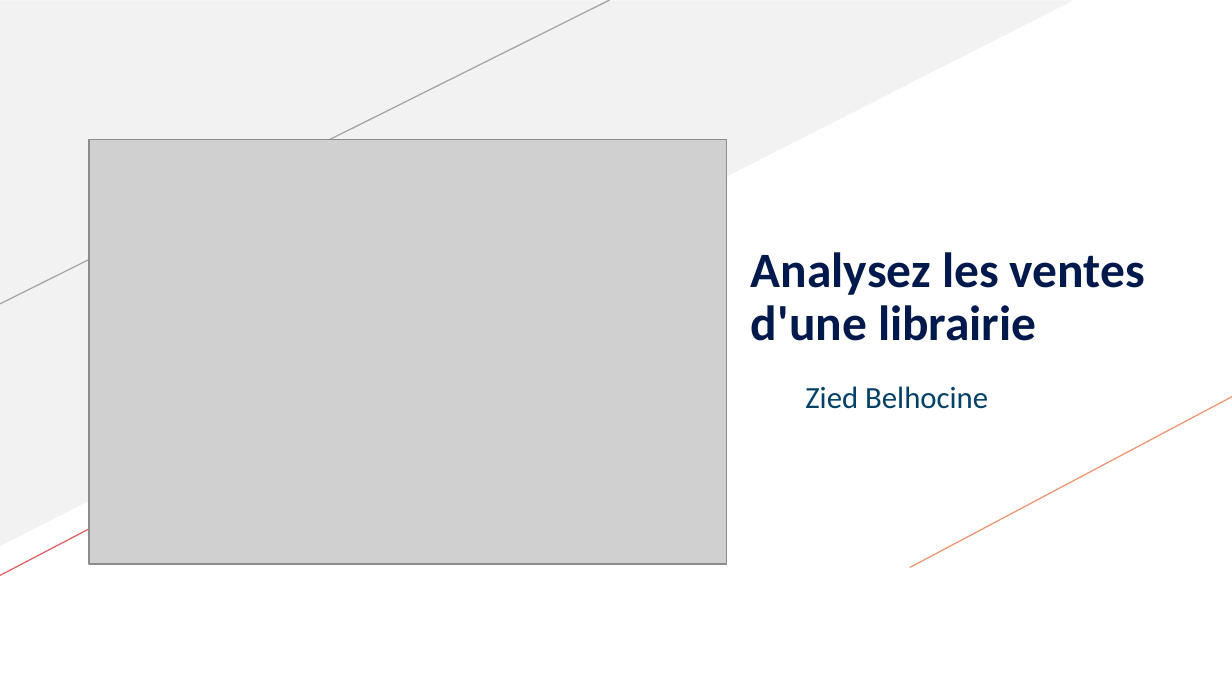
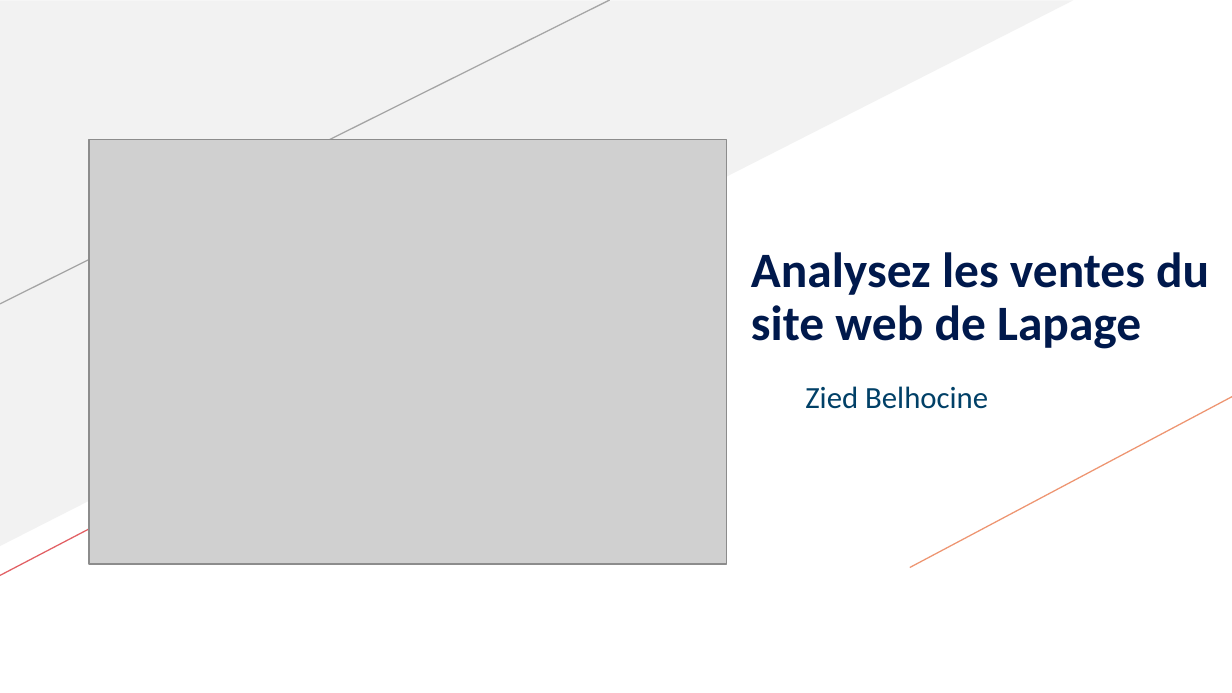
Before and after one commit to ziedbelhocine/Cours-OC, a slide deck: slide 1 of Data_Analyst/Projet_9/Belhocine_Zied_2_support_presentation_042026.pptx. Drawn at 1232x693 pixels with LibreOffice and Linux fonts; fonts in the diff are those of the drawing; grey boxes stand for pictures. Boxes give left, top, right and bottom in pixels: in the first picture for what was removed or moved away, otherwise in the second. Text is boxed around its words. In the diff, an @@ line names an element or a change of style, - is before the commit and + after.

```diff
--- a/Data_Analyst/Projet_9/Belhocine_Zied_2_support_presentation_042026.pptx
+++ b/Data_Analyst/Projet_9/Belhocine_Zied_2_support_presentation_042026.pptx
@@ title at [751, 252, 1209, 349]: text changed @@
-Analysez les ventes d'une librairie
+Analysez les ventes du site web de Lapage
```
Also in this commit, not shown: 8 other slides changed, 15 other files.
